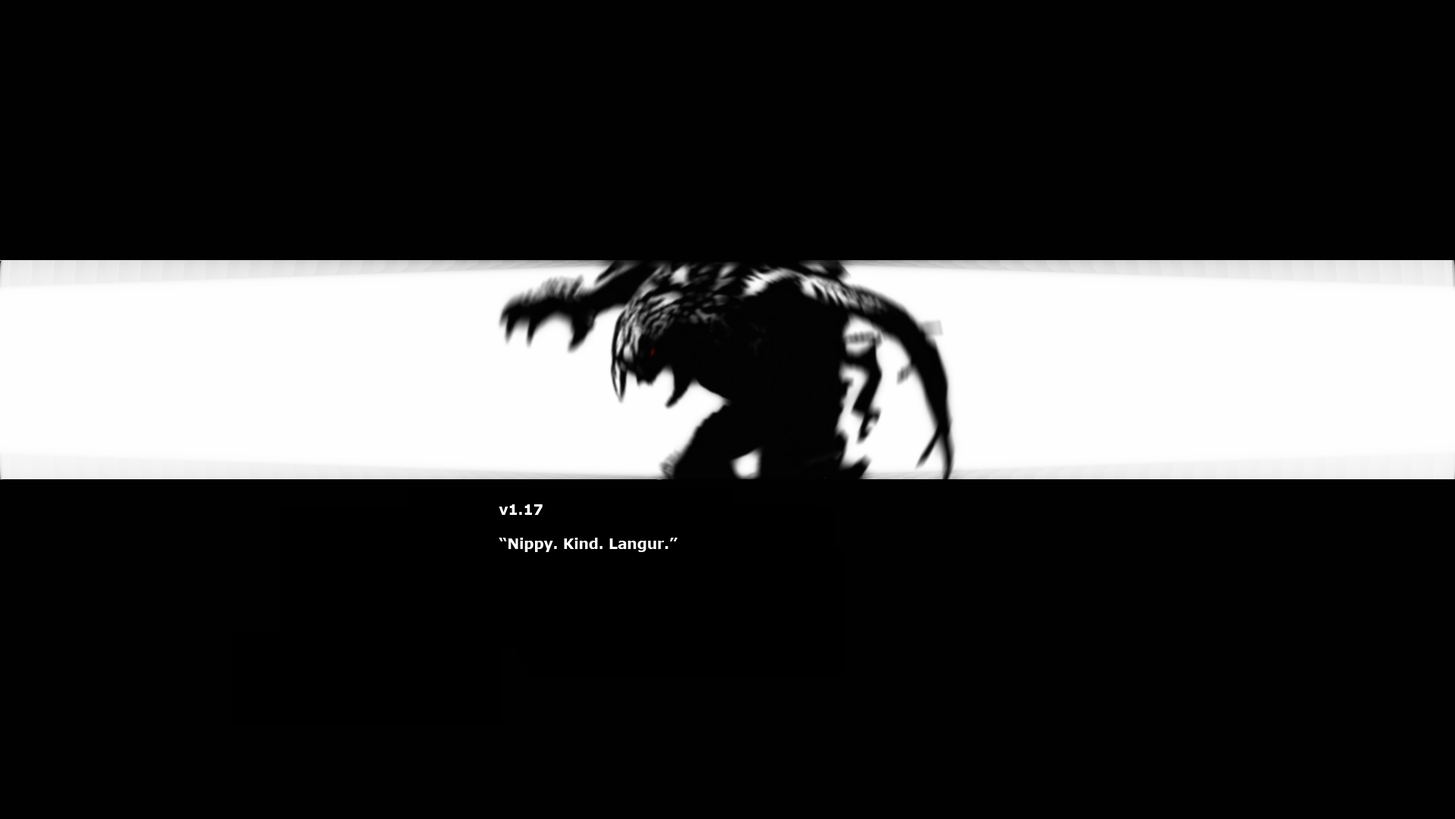
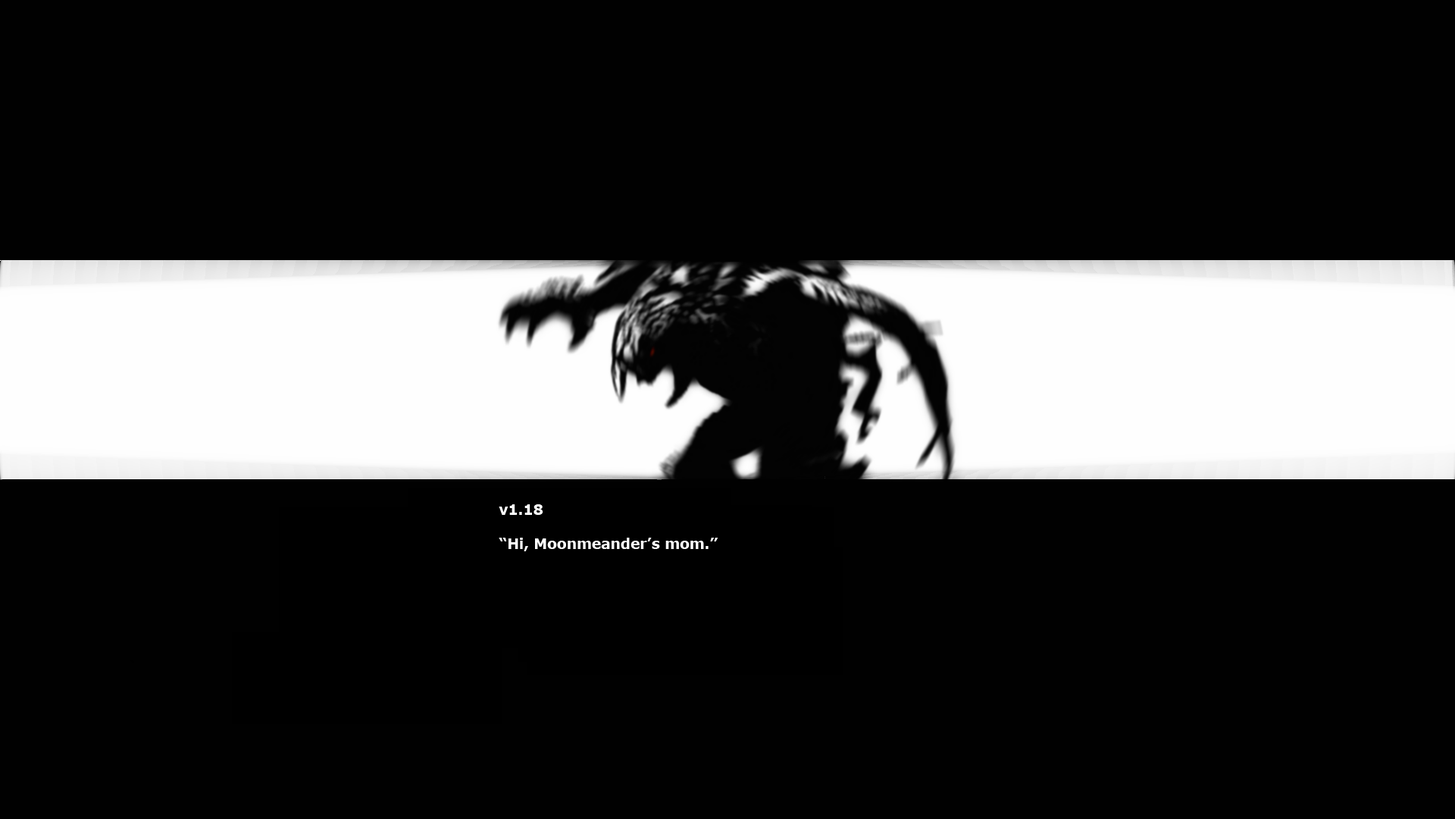
Comparing the layer stacks of the two 1455 × 819 images. Changes:
renamed "v1.17 “Nippy. Kind. Langur.”" to "v1.18 “Hi, Moonmeander’s mom.”", painted on it over [510, 504, 719, 552]
